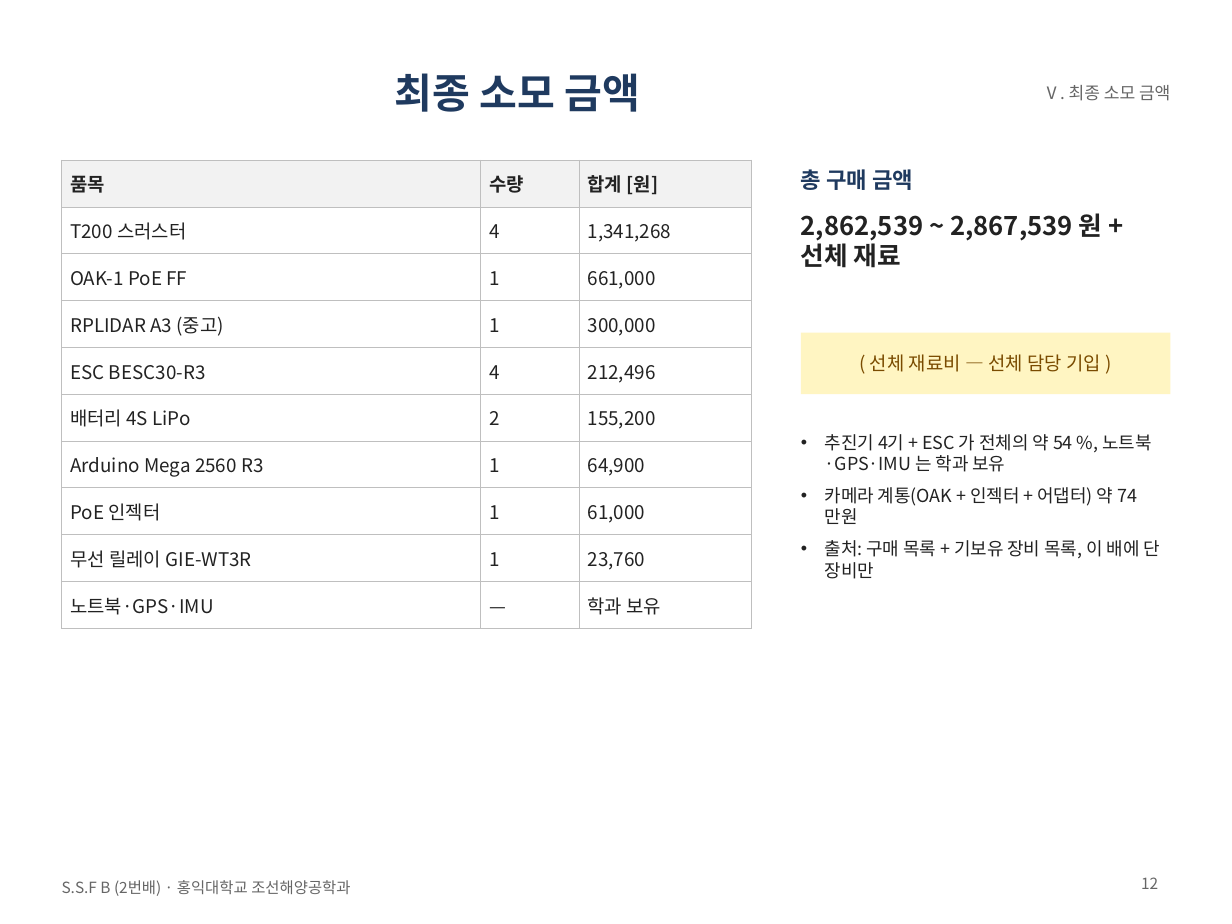
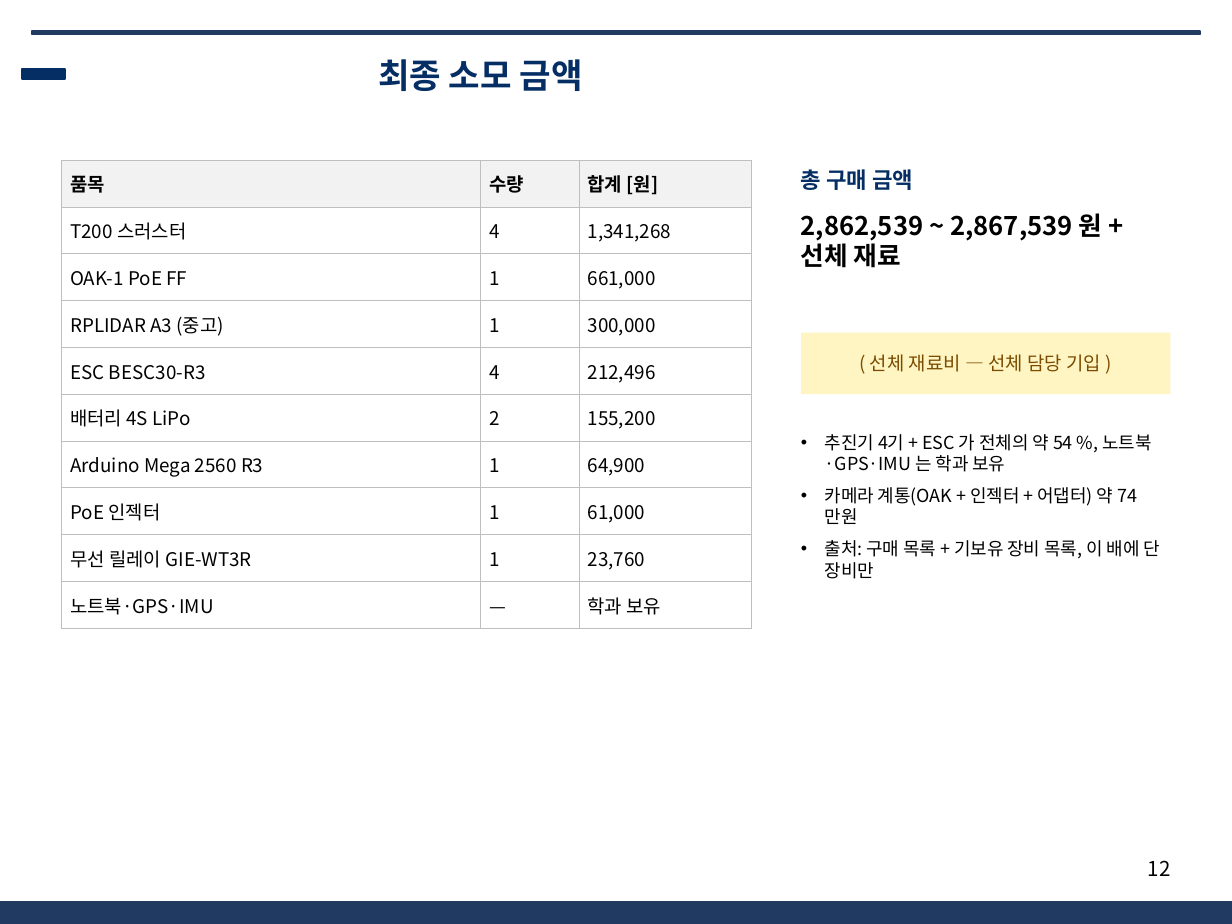
Before and after one commit to unmatsutake377-rgb/ros2_ws, a slide deck: slide 12 of docs/전달용/보고서_분담/발표자료_SSF_B.pptx. Drawn at 1232x924 pixels with LibreOffice and Linux fonts; fonts in the diff are those of the drawing; background and template pictures are left out. Boxes give left, top, right and bottom in pixels: in the first picture for what was removed or moved away, otherwise in the second. Text is boxed around its words. In the diff, an @@ line names an element or a change of style, - is before the commit and + after.

```diff
--- a/docs/전달용/보고서_분담/발표자료_SSF_B.pptx
+++ b/docs/전달용/보고서_분담/발표자료_SSF_B.pptx
@@ rectangle added at (x1=32, y1=31, x2=1200, y2=34), fill #213A62, outline #213A62 1 pt @@
@@ title "최종 소모 금액" moved from (x1=395, y1=73, x2=641, y2=112) to (x1=378, y1=59, x2=583, y2=91) @@
@@ title "최종 소모 금액" at (x1=378, y1=59, x2=583, y2=91): size 24 to 20 pt, text colour #1F3A5F to #052E65 @@
@@ rectangle added at (x1=22, y1=69, x2=65, y2=79), fill #052E65, outline #052E65 1 pt @@
@@ text removed at (x1=1043, y1=85, x2=1170, y2=101) @@
-Ⅴ. 최종 소모 금액
@@ table at (x1=62, y1=160, x2=752, y2=619) @@
@@ text colour #222222 to #000000 @@
@@ text "총 구매 금액" at (x1=801, y1=169, x2=913, y2=190): text colour #1F3A5F to #052E65 @@
@@ text "2,862,539 ~ 2,867,539 원 + ..." at (x1=801, y1=213, x2=1103, y2=268): text colour #222222 to #000000 @@
@@ text "추진기 4기 + ESC 가 ..." at (x1=825, y1=434, x2=1160, y2=579): text colour #222222 to #000000 @@
@@ page number moved from (x1=1141, y1=877, x2=1158, y2=889) to (x1=1148, y1=860, x2=1171, y2=876) @@
@@ page number at (x1=1148, y1=860, x2=1171, y2=876): size 9 to 12 pt, text colour #666666 to #000000 @@
@@ text removed at (x1=62, y1=880, x2=350, y2=896) @@
-S.S.F B (2번배) · 홍익대학교 조선해양공학과
@@ rectangle added at (x1=0, y1=902, x2=1232, y2=924), fill #213A62, outline #213A62 1 pt @@
```
Also in this commit, not shown: 11 other slides changed, 4 other files.
